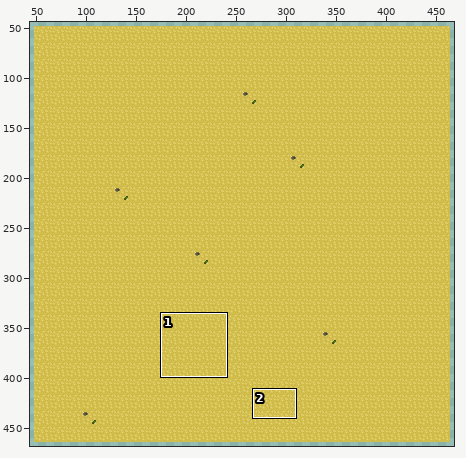
Two versions of one sprite sheet, Arena/tilemaps/ground.png. The first picture is a wide view before the edit; the outline marks the close-up.
Close-up. Before the edit:
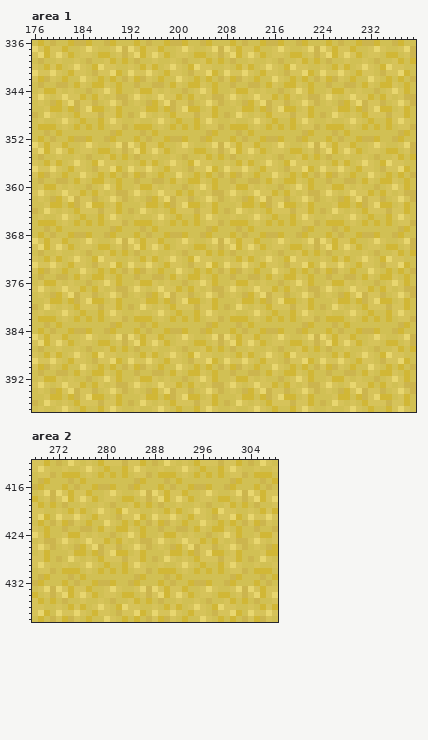
The file is 512x512 pixels. Colours within 5 levels of each other are drawn and written as one. Shown: area 1: x 176..239, y 336..397; area 2: x 268..308, y 412..438. The wide view leaves out empty margins. The commit also changed other parts of the picture, which this record leaves out.
The result:
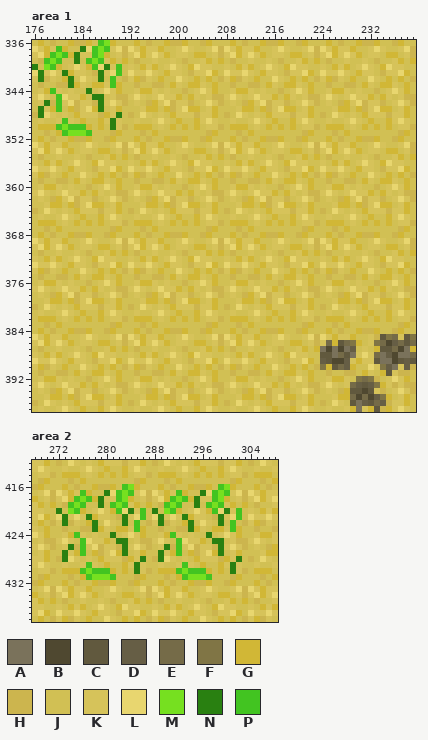
Palette (. is transparent): A #7a725b  B #4f4830  C #61593e  D #665e45  E #756b48  F #807545  G #d1b736  H #ccb54e  J #d1c054  K #d6c35a  L #e8d66f  M #76e020  N #298011  P #42c421
From old to new:
Changed rows in their new state; - is an unchanged pixel.
Area 1:
first column x 176:
336 -----------PM--
337 ----P---N-PMP--
338 ---PMP-N--PM---
339 --PMP--N-PMP---
340 N-MP-----GP-N-P
341 -N---N-----N--P
342 -N----N----N-P-
343 ------N------P-
344 ---P-----N-----
345 ----P-----NN---
346 --N-P------N---
347 -N--P------N---
348 -N----------G-N
349 -----P-------N-
350 ----PMPPP----N-
351 -----PMMMP-----
first column x 224:
385 ---------HCFE-CF
386 -E-CEF---FEBDECE
387 ABABAD---GCCEBA-
388 CCAECA---EADBAAE
389 DCBBDK---CAABCDC
390 F-CED-----FDAKD-
391 -----------C-HH-
392 ------FEF-------
393 -----EDCDF--H---
394 -----CCBC-------
395 -----EBEBDF-----
396 -----CADCED-----
397 -----GAK-CH-----
Area 2:
first column x 272:
416 -----------PM--------------PM--
417 ----P---N-PMP-------P---N-PMP--
418 ---PMP-N--PM-------PMP-N--PM---
419 --PMP--N-PMP------PMP--N-PMP---
420 N-MP-----GP-N-P-N-MP-----GP-N-P
421 -N---N-----N--P--N---N-----N--P
422 -N----N----N-P---N----N----N-P-
423 ------N------P--------N------P-
424 ---P-----N---------P-----N-----
425 ----P-----NN--------P-----NN---
426 --N-P------N------N-P------N---
427 -N--P------N-----N--P------N---
428 -N----------G-N--N----------G-N
429 -----P-------N-------P-------N-
430 ----PMPPP----N------PMPPP----N-
431 -----PMMMP-----------PMMMP-----
Boxes around the changes in both close-ups, in picture pixels (x1, y1, x2, y2):
changed: (32, 40, 122, 136)
changed: (320, 334, 416, 412)
changed: (56, 484, 242, 580)
